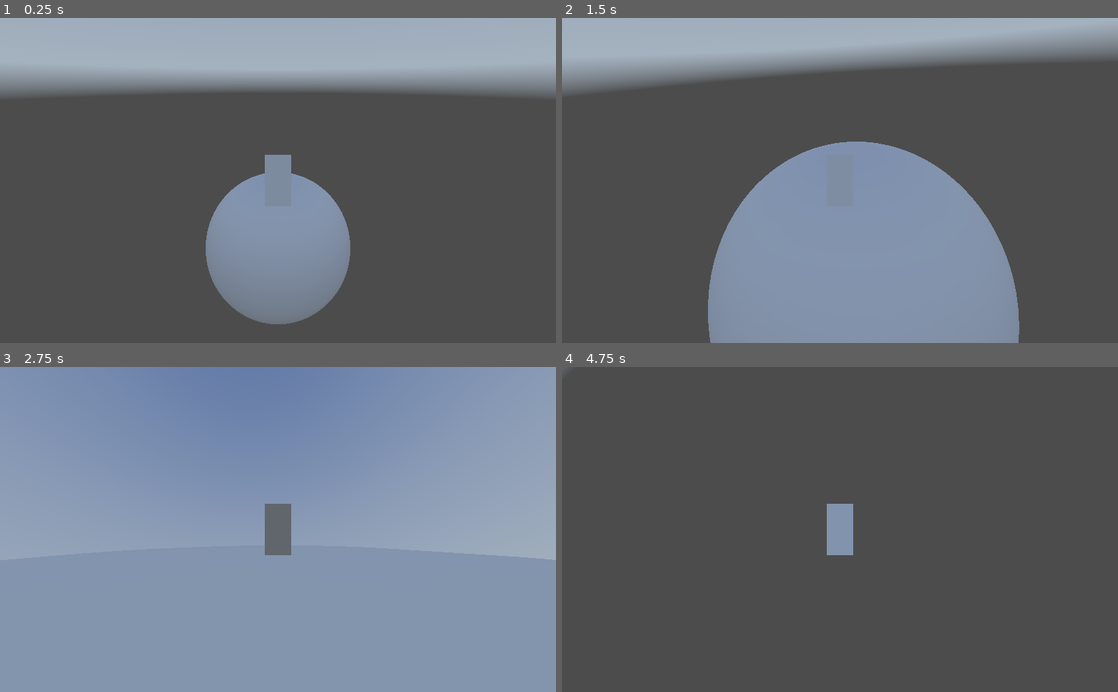
Above: before the commit, frames 1-4 (two rows, left to right).
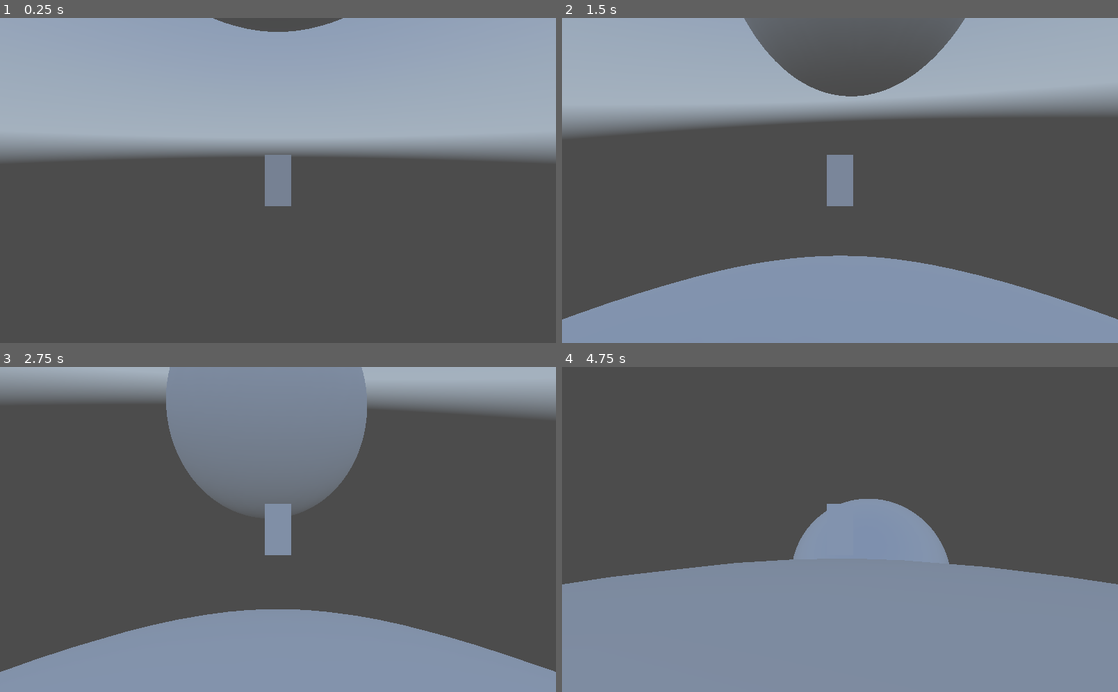
Above: after the commit, the same moments.

Repository: Alkamist/SpaceGameGodot
Game: Godot game, scene res://TestScene.tscn
The game is run twice, just before and just after one commit, with the same random seed, the same clock (stepped at 60 frames per second) and the same inputs. A sky picture missing from this copy of the repository is replaced by a grey-blue gradient.
Inputs (mouse positions are in pixels of both pictures, inside the frame that each line leads up to):
- Up to frame 1 (0.25 s): no input
- Up to frame 2 (1.5 s): move the mouse to (867, 180) at 0.52 s; hold W (move_forward) from 0.53 s (still down); tap Space (jump) at 0.6, 0.77, 1.07, 1.35 s; move the mouse to (812, 180) at 1.27 s
- Up to frame 3 (2.75 s): keep holding W (move_forward); tap Space (jump) at 1.52, 1.82, 2.1 s; move the mouse to (289, 523) at 2.02 s
- Up to frame 4 (4.75 s): keep holding W (move_forward); move the mouse to (834, 536) at 2.77 s; tap Space (jump) at 2.85, 3.02, 3.32, 3.6, 3.77, 4.07, 4.35, 4.52 s; move the mouse to (878, 532) at 3.52 s; move the mouse to (795, 526) at 4.27 s

The runs differ from the first frame. In frame 1, 34% of the frame differs, in the area x 0-100%, y 0-95%; in frame 2, 43%; in frame 3, 75%, in the area x 0-100%, y 0-94%; in frame 4, 41%.

Commit message:
Big improvements to character movement.

Diff:
--- a/Character.tscn
+++ b/Character.tscn
@@ -19,7 +19,6 @@
 orientation_path = NodePath("Orientation")
 gravity_tween_path = NodePath("../GravityTween")
 head_path = NodePath("Orientation/Head")
-movement_acceleration = 150.0
 
 [node name="Orientation" type="Spatial" parent="Body"]
 script = ExtResource( 1 )
--- a/CharacterController.gd
+++ b/CharacterController.gd
@@ -6,13 +6,16 @@
 export(NodePath) var gravity_tween_path
 export(NodePath) var head_path
 export(float) var mouse_sensitivity = 1.0
-export(float) var movement_acceleration := 20.0
-export(float) var jump_strength := 15.0
+export(float) var movement_speed := 50.0
+export(float) var movement_acceleration := 1000.0
+export(float) var movement_traction := 1000.0
+export(float) var jump_strength := 50.0
 
 onready var gravity_list: GravityList = get_node(gravity_list_path)
 onready var gravity_tween: Tween = get_node(gravity_tween_path)
 onready var head: Spatial = get_node(head_path)
 
+var is_on_ground := false
 var closest_gravity_source: GravitySource
 var bound_gravity_source: GravitySource
 var forward_movement := 0.0
@@ -20,6 +23,12 @@
 var gravity_rotation_weight := 1.0
 var max_move_recursions := 4
 var move_recursions := 0
+
+
+func velocity_movement_addition(target: Vector3, weight: float) -> Vector3:
+    var movement_plane: Plane = Plane(orientation.transform.basis.y.normalized(), 0.0)
+    var velocity_in_movement_plane: Vector3 = movement_plane.project(velocity)
+    return velocity_in_movement_plane.move_toward(target, weight) - velocity_in_movement_plane
 
 
 func initiate_orientation_to_new_gravity_source() -> void:
@@ -80,6 +89,22 @@
         head.rotation_degrees = rotation
 
 
+func handle_horizontal_movement(delta: float) -> void:
+    if forward_movement != 0.0 or strafe_movement != 0.0:
+        var forward: Vector3 = -orientation.transform.basis.z.normalized()
+        var sideways: Vector3 = orientation.transform.basis.x.normalized()
+        var movement_direction: Vector3 = (forward * forward_movement + sideways * strafe_movement).normalized()
+        velocity += velocity_movement_addition(movement_direction * movement_speed, movement_acceleration * delta)
+    else:
+        velocity += velocity_movement_addition(Vector3.ZERO, movement_traction * delta)
+
+
+func check_if_on_ground(tolerance_distance: float) -> void:
+    var down_normal: Vector3 = vector_to_gravity_source(bound_gravity_source).normalized()
+    var collision: KinematicCollision = move_and_collide(down_normal * tolerance_distance, true, true, true)
+    is_on_ground = collision != null
+
+
 func move(distance: Vector3) -> void:
     var collision: KinematicCollision = move_and_collide(distance, true, true, false)
 
@@ -114,24 +139,22 @@
 
 
 func _physics_process(delta: float) -> void:
-    update_gravity_source()
+    if gravity_list:
+        update_gravity_source()
 
     if bound_gravity_source:
         var gravity_normal: Vector3 = vector_to_gravity_source(bound_gravity_source).normalized()
         handle_gravity_rotation(gravity_normal)
 
-    var orientation_basis: Basis = orientation.transform.basis
-    var forward: Vector3 = -orientation_basis.z.normalized()
-    var sideways: Vector3 = orientation_basis.x.normalized()
-    var movement_direction: Vector3 = forward * forward_movement + sideways * strafe_movement
+    check_if_on_ground(0.2)
 
-    velocity += movement_direction * movement_acceleration * delta
+    if is_on_ground:
+        if Input.is_action_just_pressed("jump"):
+            velocity += -vector_to_gravity_source(bound_gravity_source).normalized() * jump_strength
 
-    #if body.is_on_floor():
-    #    if Input.is_action_just_pressed("jump"):
-    #        velocity += up_normal * jump_strength
+    handle_horizontal_movement(delta)
 
     move(velocity * delta)
 
     if bound_gravity_source:
-        translate(bound_gravity_source.velocity * delta)
+        translate(bound_gravity_source.movement)
--- a/GravitySource.gd
+++ b/GravitySource.gd
@@ -7,12 +7,18 @@
 export(float) var full_gravity_distance = 500.0
 export(float) var cutoff_gravity_distance = 500.0
 
+onready var previous_position: Vector3 = get_global_transform().origin
+
+var movement := Vector3.ZERO
+
 
 func _ready() -> void:
     is_gravity_source = true
 
 
 func _physics_process(delta: float) -> void:
+    previous_position = get_global_transform().origin
+
     var collision: KinematicCollision = move_and_collide(velocity * delta, true, true, true)
 
     if collision:
@@ -23,3 +29,5 @@
                 velocity = new_velocity
 
     translate(velocity * delta)
+
+    movement = get_global_transform().origin - previous_position
--- a/TestScene.tscn
+++ b/TestScene.tscn
@@ -6,68 +6,67 @@
 [ext_resource path="res://GravitySource.gd" type="Script" id=5]
 [ext_resource path="res://Orientation.gd" type="Script" id=6]
 
-[sub_resource type="PanoramaSky" id=3]
+[sub_resource type="PanoramaSky" id=1]
 panorama = ExtResource( 2 )
 
-[sub_resource type="Environment" id=4]
+[sub_resource type="Environment" id=2]
 background_mode = 2
-background_sky = SubResource( 3 )
+background_sky = SubResource( 1 )
 
-[sub_resource type="SphereShape" id=5]
+[sub_resource type="SphereMesh" id=4]
+radial_segments = 128
+rings = 64
+
+[sub_resource type="SphereShape" id=3]
 radius = 200.0
-
-[sub_resource type="SphereMesh" id=6]
-radial_segments = 256
-rings = 64
 
 [node name="TestScene" type="Spatial"]
 
 [node name="WorldEnvironment" type="WorldEnvironment" parent="."]
-environment = SubResource( 4 )
+environment = SubResource( 2 )
 
 [node name="GravityList" type="Spatial" parent="."]
 script = ExtResource( 4 )
 
 [node name="Planet1" type="Spatial" parent="GravityList"]
-transform = Transform( 1, 0, 0, 0, 1, 0, 0, 0, 1, 0, -416.564, 213.407 )
+transform = Transform( 1, 0, 0, 0, 1, 0, 0, 0, 1, 0, -300, 50 )
 
 [node name="Body" type="KinematicBody" parent="GravityList/Planet1"]
 script = ExtResource( 5 )
-orientation_path = NodePath("../../Planet1/Body/Orientation")
-gravity_strength = 100.0
-
-[node name="CollisionShape" type="CollisionShape" parent="GravityList/Planet1/Body"]
-shape = SubResource( 5 )
+initial_velocity = Vector3( 0, 0, 150 )
+gravity_strength = 80.0
 
 [node name="Orientation" type="Spatial" parent="GravityList/Planet1/Body"]
 script = ExtResource( 6 )
-target_paths = [ NodePath("../CollisionShape") ]
+target_paths = [ NodePath("..") ]
 
 [node name="MeshInstance" type="MeshInstance" parent="GravityList/Planet1/Body/Orientation"]
 transform = Transform( 200, 0, 0, 0, 200, 0, 0, 0, 200, 0, 0, 0 )
-mesh = SubResource( 6 )
+mesh = SubResource( 4 )
 material/0 = null
 
+[node name="CollisionShape" type="CollisionShape" parent="GravityList/Planet1/Body"]
+shape = SubResource( 3 )
+
 [node name="Planet2" type="Spatial" parent="GravityList"]
-transform = Transform( 1, 0, 0, 0, 1, 0, 0, 0, 1, 0, -416.564, -439.296 )
+transform = Transform( 1, 0, 0, 0, 1, 0, 0, 0, 1, 0, 300, -50 )
 
 [node name="Body" type="KinematicBody" parent="GravityList/Planet2"]
 script = ExtResource( 5 )
-orientation_path = NodePath("../../Planet1/Body/Orientation")
-initial_velocity = Vector3( 0, 0, 50 )
-gravity_strength = 100.0
-
-[node name="CollisionShape" type="CollisionShape" parent="GravityList/Planet2/Body"]
-shape = SubResource( 5 )
+initial_velocity = Vector3( 0, 0, -150 )
+gravity_strength = 80.0
 
 [node name="Orientation" type="Spatial" parent="GravityList/Planet2/Body"]
 script = ExtResource( 6 )
-target_paths = [ NodePath("../CollisionShape") ]
+target_paths = [ NodePath("..") ]
 
 [node name="MeshInstance" type="MeshInstance" parent="GravityList/Planet2/Body/Orientation"]
 transform = Transform( 200, 0, 0, 0, 200, 0, 0, 0, 200, 0, 0, 0 )
-mesh = SubResource( 6 )
+mesh = SubResource( 4 )
 material/0 = null
+
+[node name="CollisionShape" type="CollisionShape" parent="GravityList/Planet2/Body"]
+shape = SubResource( 3 )
 
 [node name="Character" parent="GravityList" instance=ExtResource( 1 )]
 
